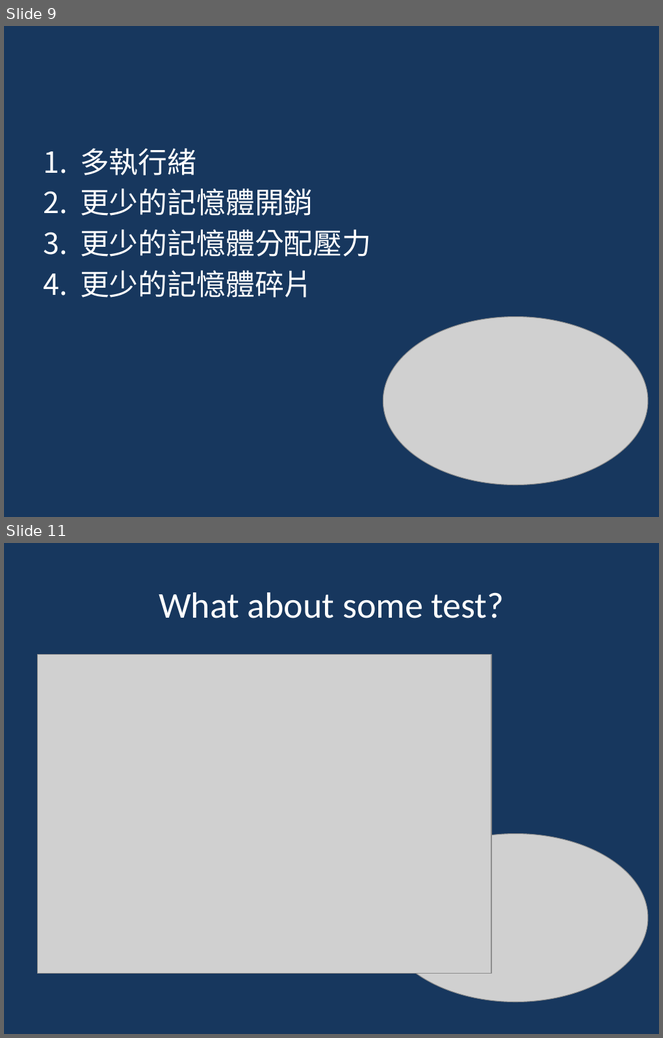
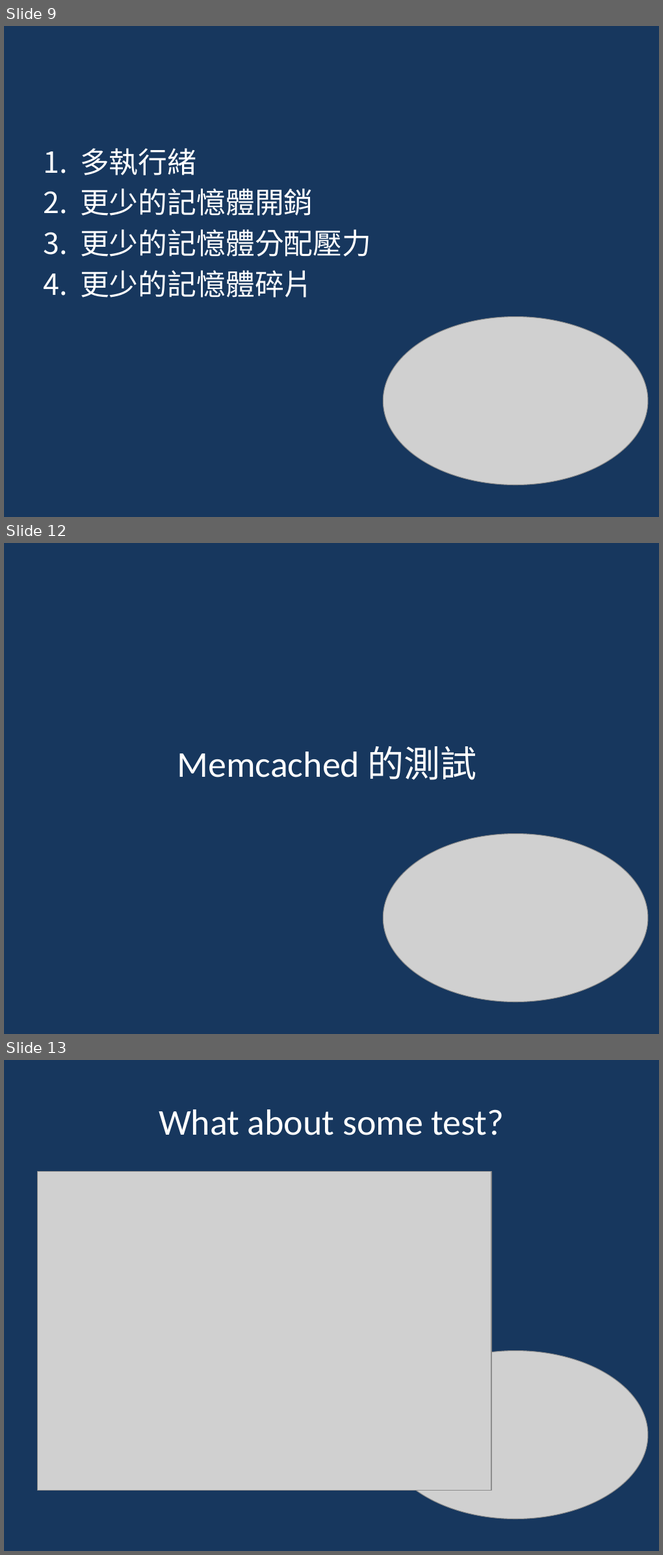
Before and after one commit to stevehong0615/ReadSoccerData, a slide deck: Memcached-Steve_Hong.pptx. Shown one above the other, each under a label of ours: slides 9 and 11 before the commit, slides 9, 12 and 13 after it; the slides between them are not shown. The pictures are 663x1038 and 663x1555 pixels, drawn with LibreOffice and Linux fonts; fonts in the diff are those of the drawing; grey boxes stand for pictures. Boxes give left, top, right and bottom in pixels: in the first picture for what was removed or moved away, otherwise in the second. Text is boxed around its words. In the diff, an @@ line names an element or a change of style, - is before the commit and + after.

```diff
--- a/Memcached-Steve_Hong.pptx
+++ b/Memcached-Steve_Hong.pptx
@@ slide 12 added at box(4, 543, 659, 1034), background #17375E @@
@@ title added at box(178, 746, 477, 780), 40 pt, text #FFFFFF @@
+Memcached 的測試
@@ picture added at box(384, 834, 648, 1003) @@
@@ what was slide 11 is now slide 13 @@
```
Also in this commit, not shown: 2 slides changed, 1 other slide added.
